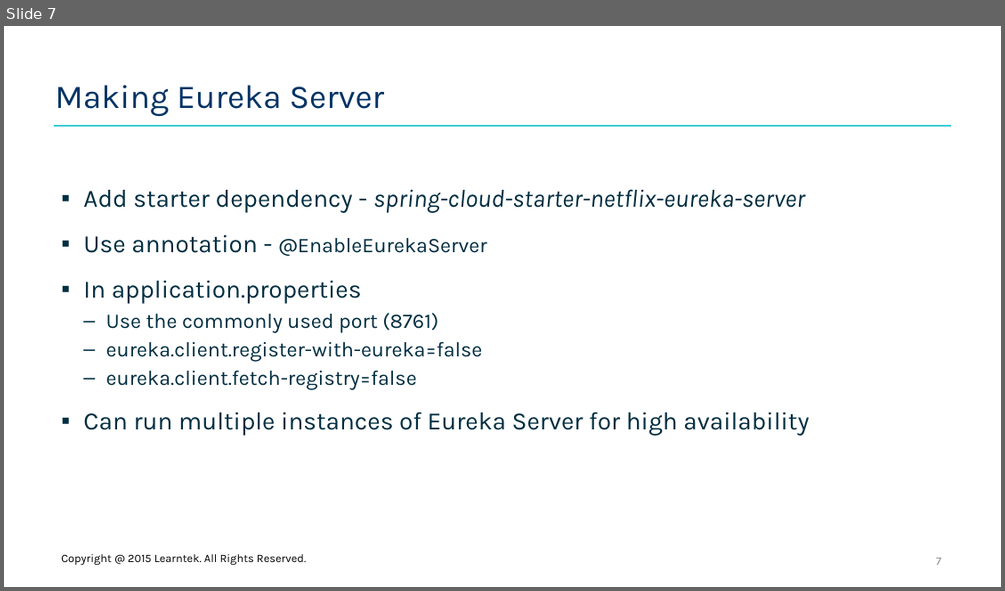
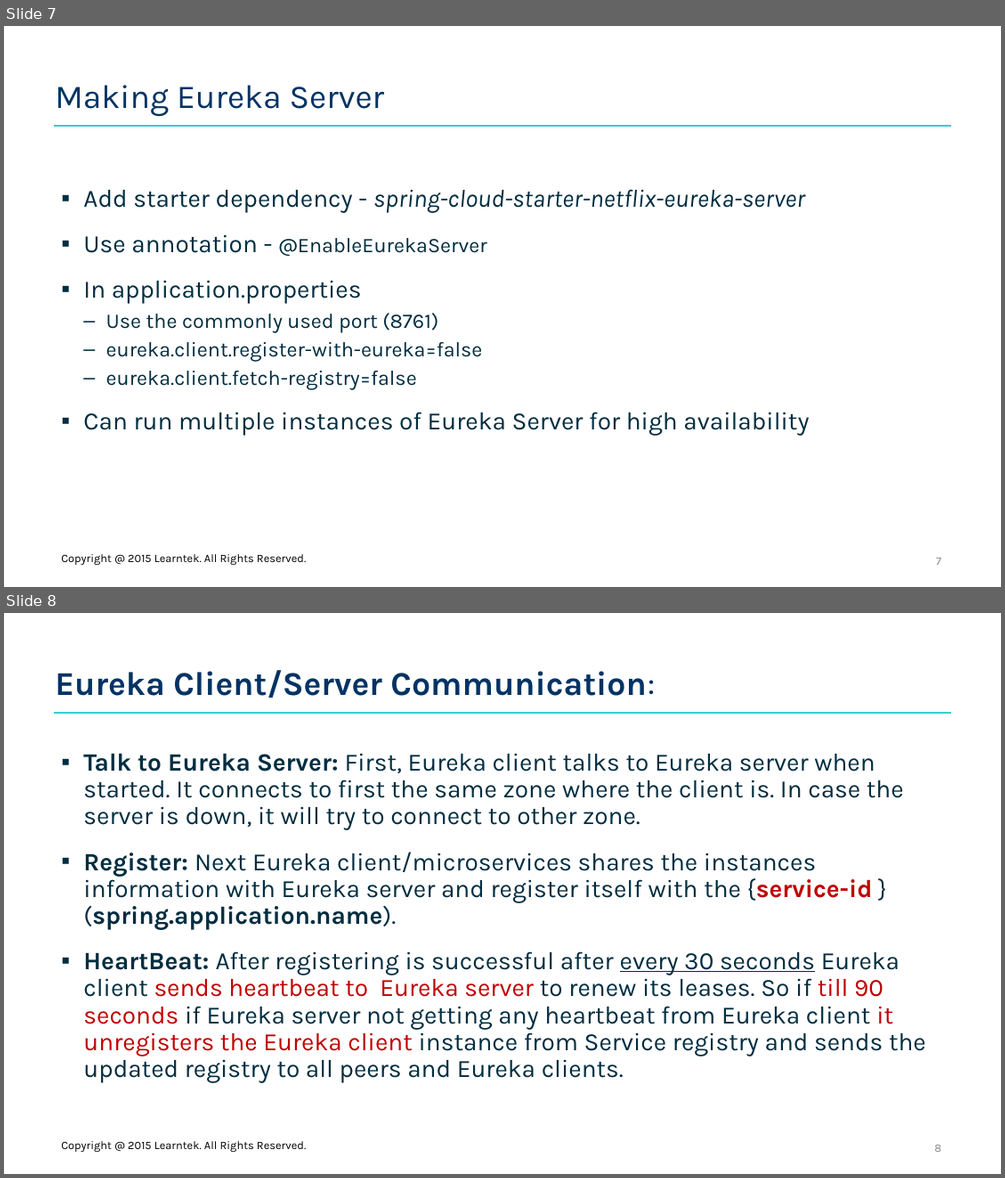
Before and after one commit to santoshkar/Microservice, a slide deck: Presentations/Part-6-Spring Cloud Service Discovery.pptx. Shown one above the other, each under a label of ours: slide 7 before the commit, slides 7 and 8 after it. The pictures are 1005x591 and 1005x1178 pixels, drawn with LibreOffice and Linux fonts; fonts in the diff are those of the drawing; background and template pictures are left out. Boxes give left, top, right and bottom in pixels: in the first picture for what was removed or moved away, otherwise in the second. Text is boxed around its words. In the diff, an @@ line names an element or a change of style, - is before the commit and + after.

```diff
--- a/Presentations/Part-6-Spring Cloud Service Discovery.pptx
+++ b/Presentations/Part-6-Spring Cloud Service Discovery.pptx
@@ slide 8 added at (4,613,1001,1174), background #FFFFFF; not listed: 1 template element that a slide beside it also shows @@
@@ title added at (55,670,655,698), 32 pt, text #033364, bold @@
+Eureka Client/Server Communication:
@@ text added at (83,753,926,1083), 24 pt, text #002D40 @@
+▪ Talk to Eureka Server: First, Eureka client talks to Eureka server when started. It connects to first the same zone where the client is. In case the server is down, it will try to connect to other zone.
+▪ Register: Next Eureka client/microservices shares the instances information with Eureka server and register itself with the {service-id } (spring.application.name).
+▪ HeartBeat: After registering is successful after every 30 seconds Eureka client sends heartbeat to Eureka server to renew its leases. So if till 90 seconds if Eureka server not getting any heartbeat from Eureka client it unregisters the Eureka client instance from Service registry and sends the updated registry to all peers and Eureka clients.
@@ text added at (61,1141,306,1151), 11 pt, text #000000 @@
+Copyright @ 2015 Learntek. All Rights Reserved.
@@ page number added at (934,1144,941,1151), 11 pt, text #8C8C8C @@
+8
```
Also in this commit, not shown: 1 other slide added, 1 other file.
